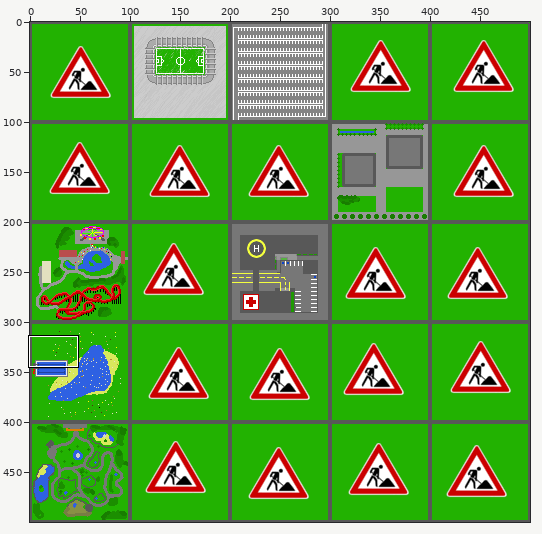
Two versions of one sprite sheet, taxi/resources/map.png. Above: a wide view before the commit, with the close-up outlined.
Close-up. Before the commit:
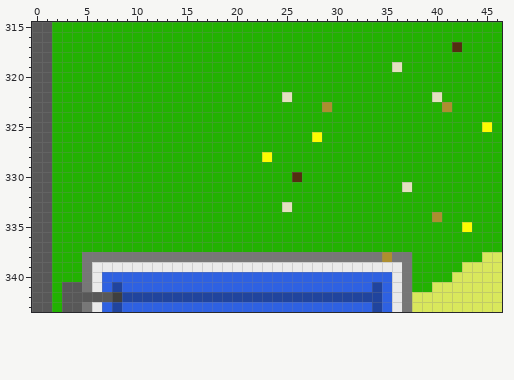
The file is 500x500 pixels. Colours within 5 levels of each other are drawn and written as one. Shown: x 0..46, y 315..343. The commit also changed other parts of the picture, which this record leaves out.
The same view after the edit:
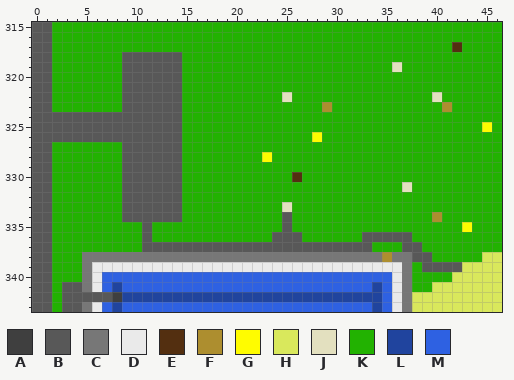
Palette (. is transparent): A #3f3f3f  B #585858  C #777777  D #eaeaea  E #532f10  F #ad8e2f  G #fffc00  H #d9e85c  J #e3e0bf  K #22b201  L #20449e  M #2e61e2
Difference:
The author changed colour K to colour B in rows 318 to 323 at x 9 to 14; in rows 324 to 326 at x 2 to 14; in rows 327 to 333 at x 9 to 14; in row 334 at x 9 to 14 and 25; in row 335 at x 11 and 25; in row 336 at x 11, 24 to 26 and 33 to 37.
The author changed colour K to colour B in row 337 at x 11 to 33 and 37 to 38; in row 338 at x 38 to 39; in row 339 at x 39 to 42.
Boxes around the changes in both close-ups, in picture pixels (x1, y1, x2, y2):
changed: (52, 52, 462, 272)
